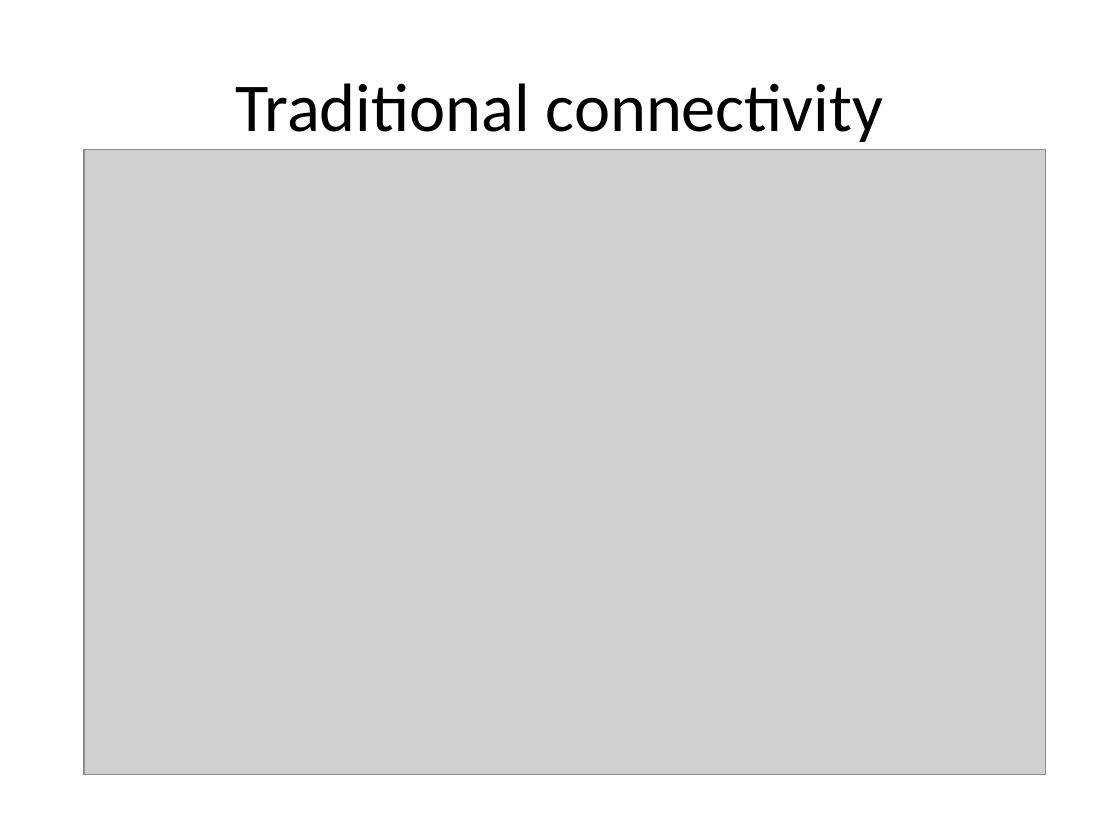
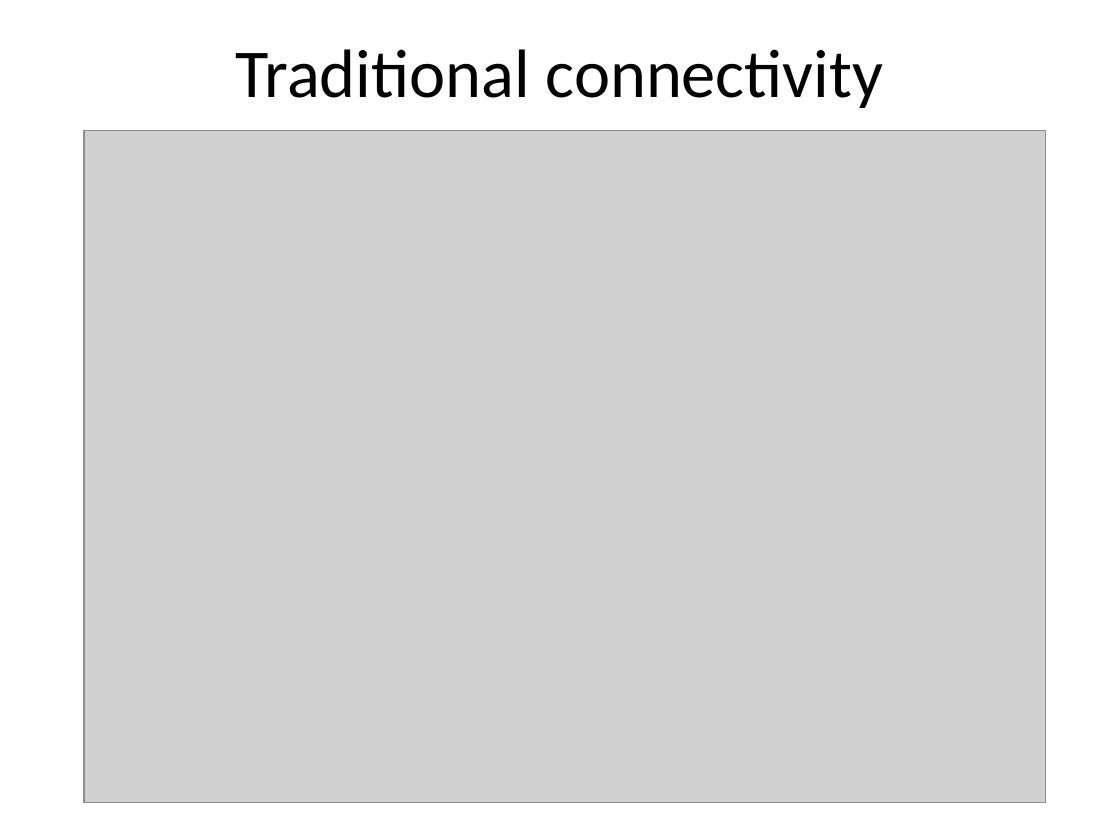
Before and after one commit to congnv8192/virtual-private-network-demo, a slide deck: slide 2 of present/VIRTUAL PRIVATE NETWORKS.pptx. Drawn at 1120x840 pixels with LibreOffice and Linux fonts; fonts in the diff are those of the drawing; grey boxes stand for pictures; background and template pictures are left out. Boxes give left, top, right and bottom in pixels: in the first picture for what was removed or moved away, otherwise in the second. Text is boxed around its words. In the diff, an @@ line names an element or a change of style, - is before the commit and + after.

```diff
--- a/present/VIRTUAL PRIVATE NETWORKS.pptx
+++ b/present/VIRTUAL PRIVATE NETWORKS.pptx
@@ title "Traditional connectivity": place and size @@
-title "Traditional connectivity" at box(236, 83, 884, 142)
+title "Traditional connectivity" at box(236, 49, 884, 108)
@@ picture: place and size @@
-picture at box(84, 149, 1045, 774)
+picture at box(84, 131, 1045, 803)
```
Also in this commit, not shown: 9 other slides changed, 11 slides added, 12 other files.
